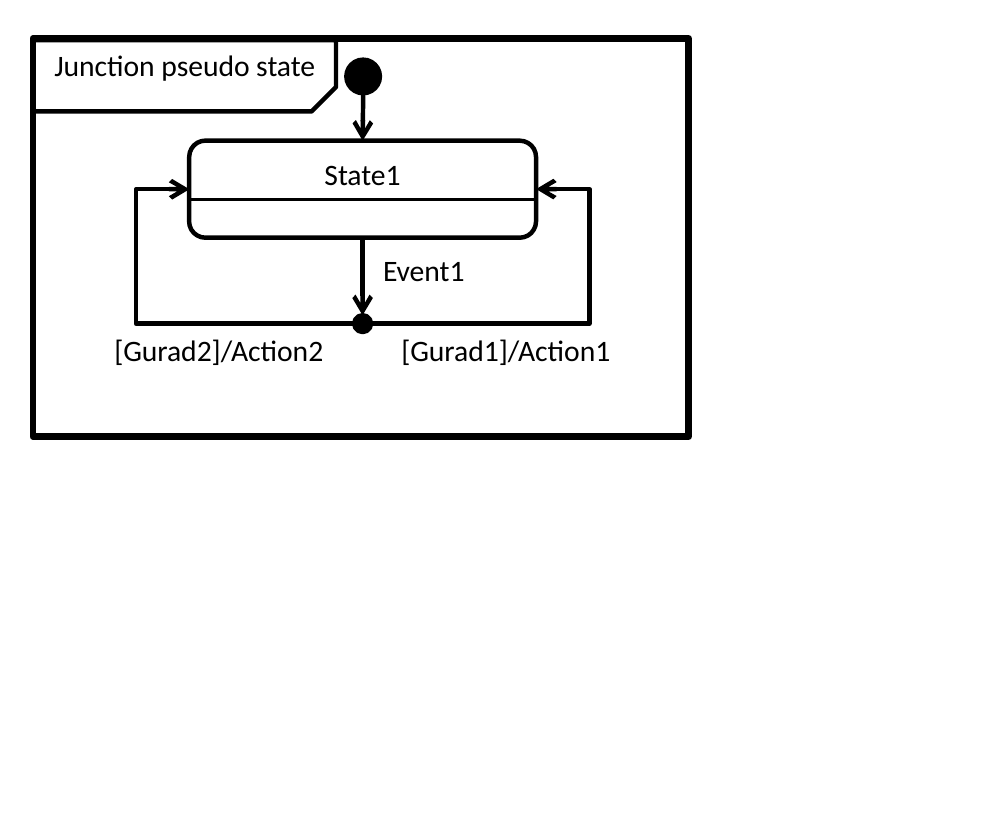
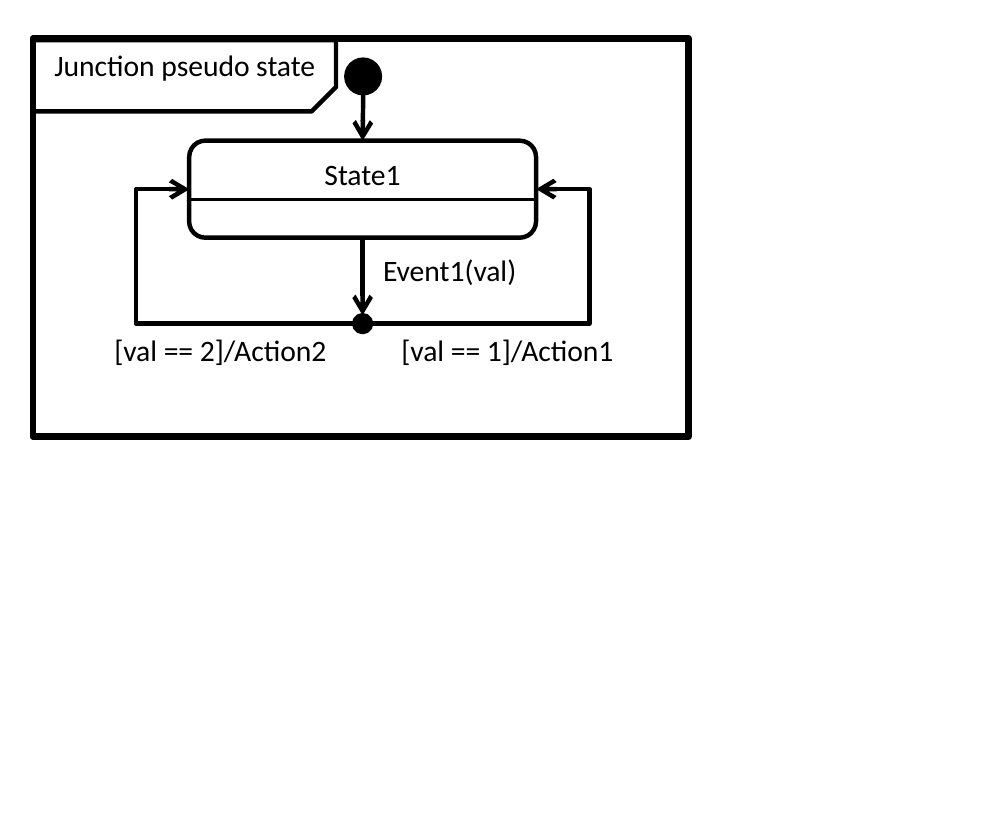
Before and after one commit to redboltz/cpp_sample, a slide deck: slide 5 of boost_training/msm/fig.pptx. Drawn at 1008x840 pixels with LibreOffice and Linux fonts; fonts in the diff are those of the drawing. Boxes give left, top, right and bottom in pixels: in the first picture for what was removed or moved away, otherwise in the second. Text is boxed around its words. In the diff, an @@ line names an element or a change of style, - is before the commit and + after.

```diff
--- a/boost_training/msm/fig.pptx
+++ b/boost_training/msm/fig.pptx
@@ text at (x1=383, y1=259, x2=516, y2=285): text changed @@
-Event1
+Event1(val)
@@ text at (x1=114, y1=339, x2=326, y2=365): text changed @@
-[Gurad2]/Action2
+[val == 2]/Action2
@@ text at (x1=401, y1=339, x2=613, y2=365): text changed @@
-[Gurad1]/Action1
+[val == 1]/Action1
```
Also in this commit, not shown: 1 other slide changed, 2 other files.
